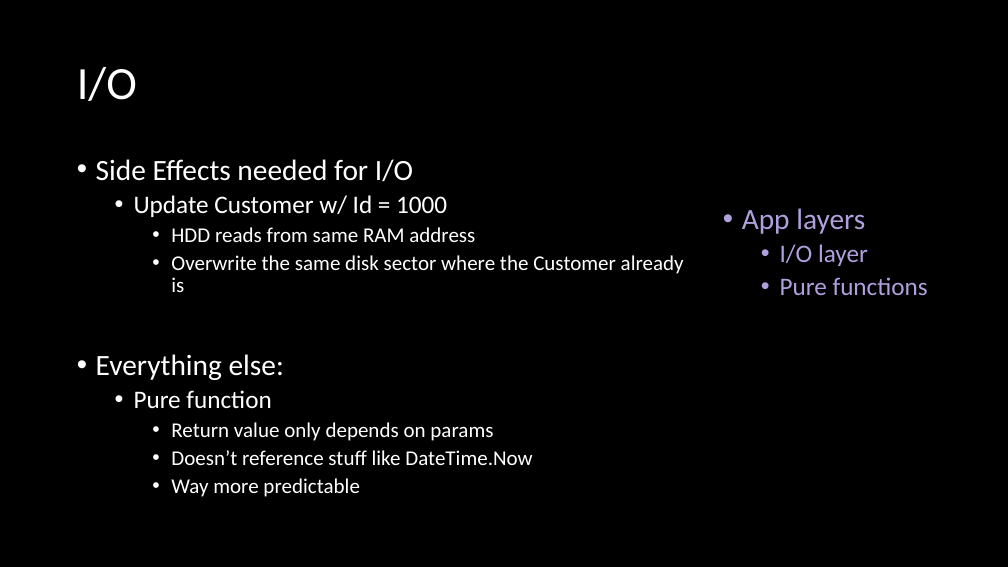
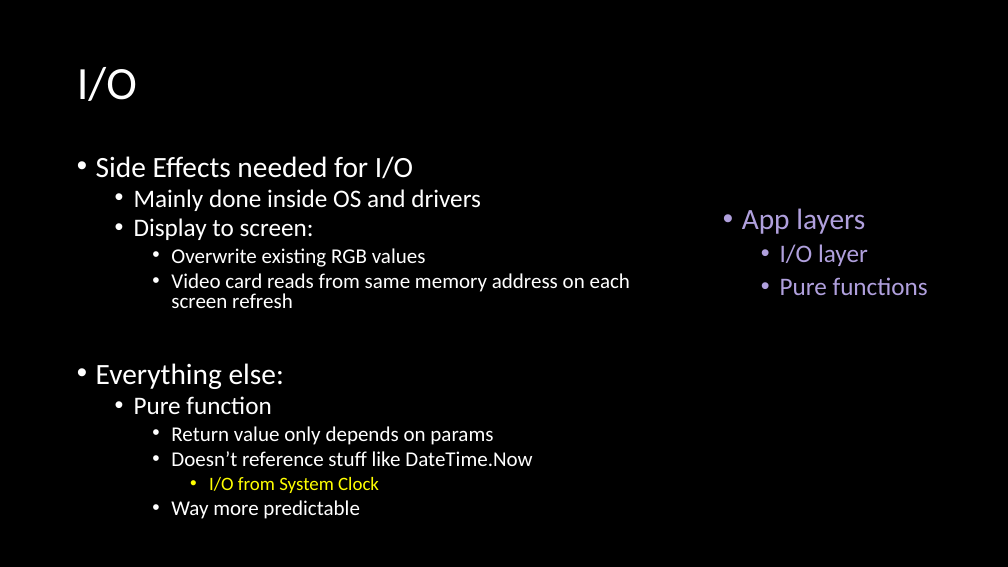
Before and after one commit to jaydpather/FSharpETLDemo, a slide deck: slide 7 of presentations/FSharpETLDemo.pptx. Drawn at 1008x567 pixels with LibreOffice and Linux fonts; fonts in the diff are those of the drawing. Boxes give left, top, right and bottom in pixels: in the first picture for what was removed or moved away, otherwise in the second. Text is boxed around its words. In the diff, an @@ line names an element or a change of style, - is before the commit and + after.

Commit message:
compile-time constants

```diff
--- a/presentations/FSharpETLDemo.pptx
+++ b/presentations/FSharpETLDemo.pptx
@@ text at <box>96,156,532,519</box>: line spacing 0.9 to 0.8 @@
@@ text at <box>134,189,630,308</box>: text changed @@
-  • Update Customer w/ Id = 1000
-    • HDD reads from same RAM address
-    • Overwrite the same disk sector where the Customer already is
+  • Mainly done inside OS and drivers
+  • Display to screen:
+    • Overwrite existing RGB values
+    • Video card reads from same memory address on each screen refresh
@@ text at <box>209,477,379,493</box>: paragraph added @@
+      • I/O from System Clock
```
Also in this commit, not shown: 2 other slides changed, 3 other files.
